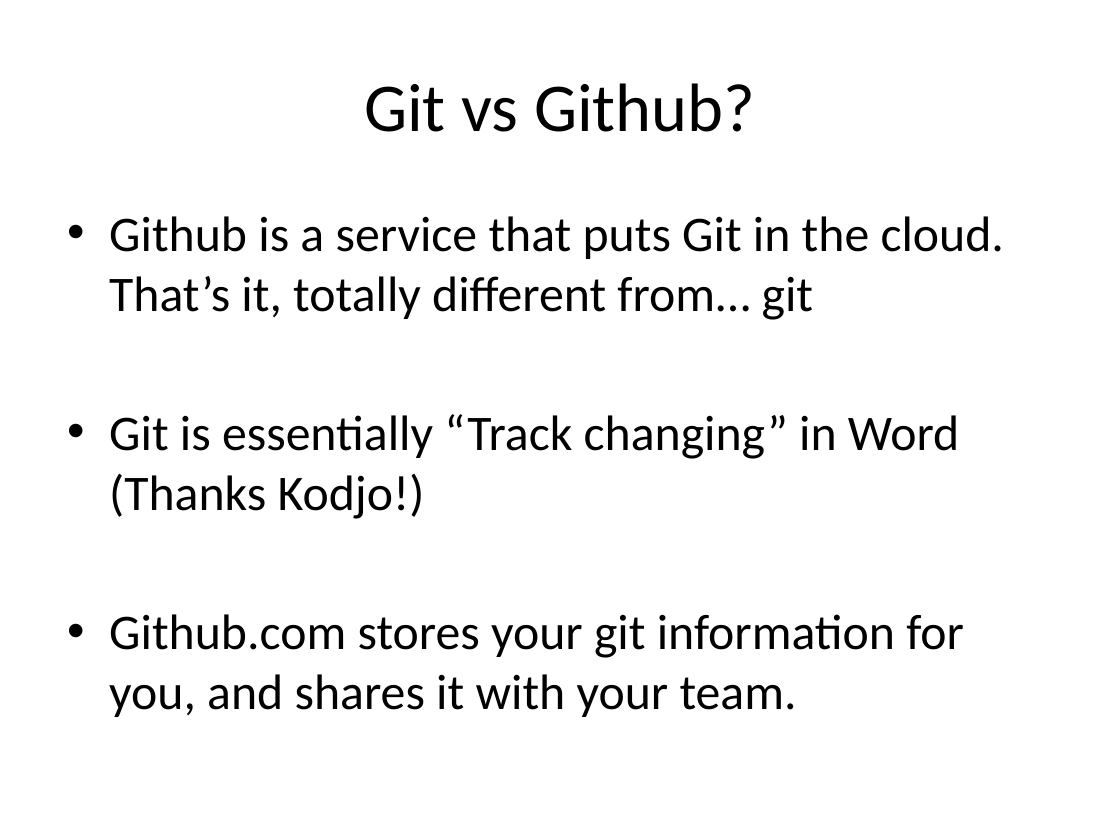
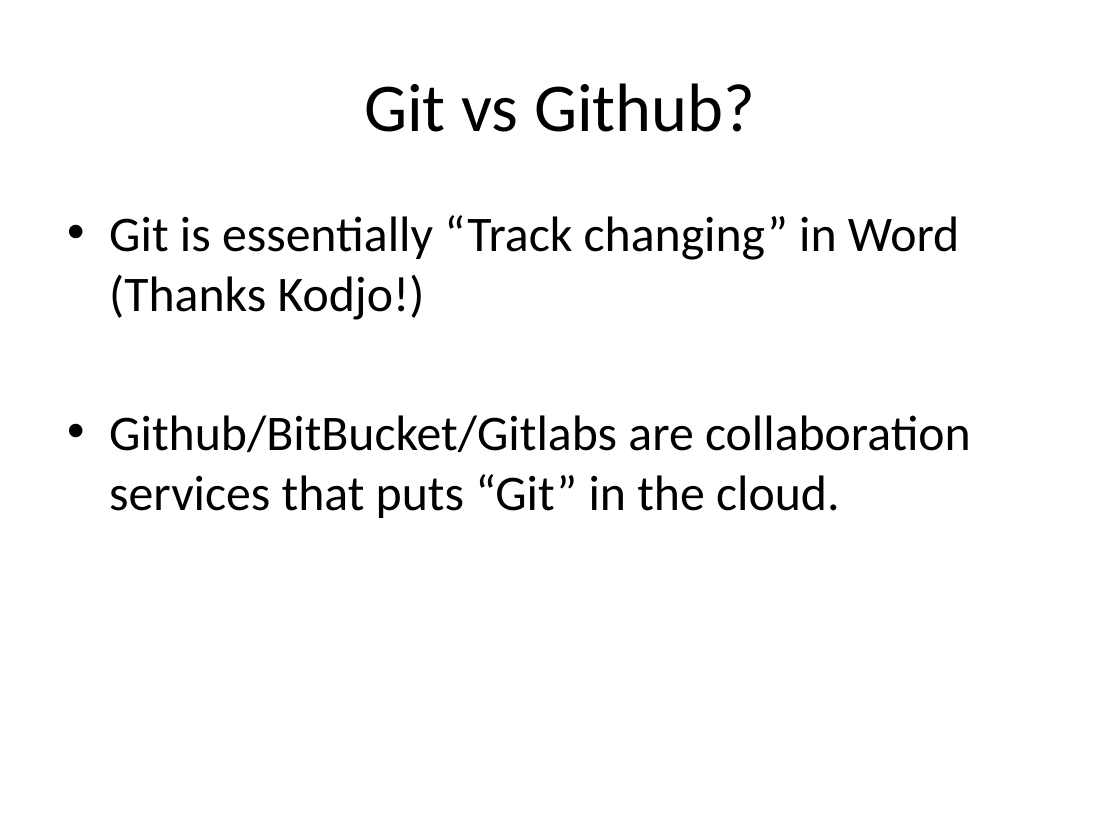
Before and after one commit to jtian1167/SLP-demo, a slide deck: slide 2 of SLP github.pptx. Drawn at 1120x840 pixels with LibreOffice and Linux fonts; fonts in the diff are those of the drawing. Boxes give left, top, right and bottom in pixels: in the first picture for what was removed or moved away, otherwise in the second. Text is boxed around its words. In the diff, an @@ line names an element or a change of style, - is before the commit and + after.

Commit message:
I added more stuff

```diff
--- a/SLP github.pptx
+++ b/SLP github.pptx
@@ text at (x1=109, y1=216, x2=1004, y2=320): paragraph removed @@
-• Github is a service that puts Git in the cloud. That’s it, totally different from… git
@@ text at (x1=109, y1=415, x2=971, y2=518): text changed @@
-• Github.com stores your git information for you, and shares it with your team.
+• Github/BitBucket/Gitlabs are collaboration services that puts “Git” in the cloud.
```
Also in this commit, not shown: 6 other slides changed, 2 slides added, 1 slide removed.
